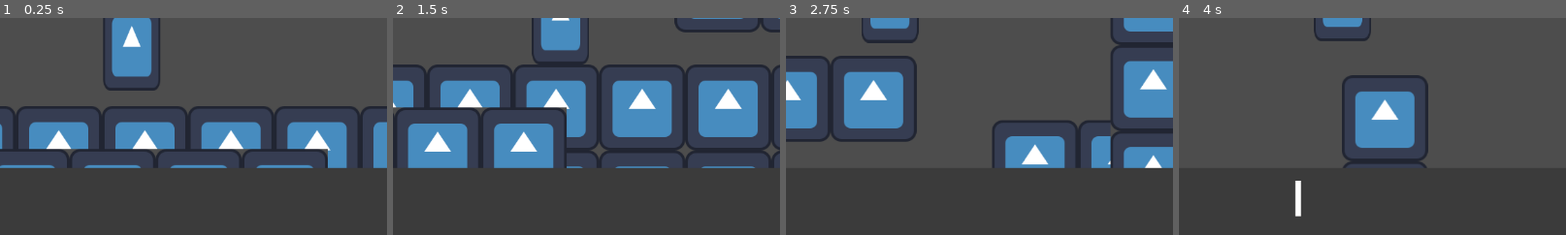
Above: before the commit, frames 1-4 (left to right).
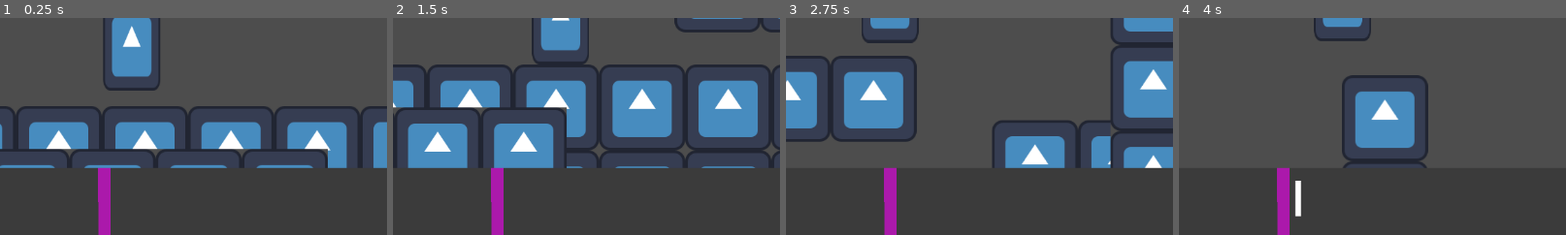
Above: after the commit, the same moments.

Repository: parkingTurkeys/unnamed-rhythm-game
Game: Godot game, scene res://level_base.tscn
Same seed, same stepped clock (60 frames per second), same inputs: the game is played once before the commit and once after it. The project has no main scene, so this scene is started directly. The engine's default icon, where the game draws it, is replaced by a stand-in: a white triangle on a blue panel in a dark square.
Inputs:
- Up to frame 1 (0.25 s): no input
- Up to frame 2 (1.5 s): hold D (right) from 0.53 s (still down); tap L (atk) at 0.6 s; tap H (jump) at 0.77, 1.07 s; tap J (dash) at 0.8, 1.35 s
- Up to frame 3 (2.75 s): tap H (jump) at 1.52, 1.82, 2.3 s; tap K (rhythm) at 1.55, 2.1 s; release D (right) at 2.03 s; hold A (left) from 2.03 s (still down)
- Up to frame 4 (4 s): release A (left) at 2.78 s; hold D (right) from 2.78 s (still down); tap H (jump) at 2.85, 3.02, 3.32, 3.77 s; tap L (atk) at 3.05, 3.6 s; tap J (dash) at 3.8 s
The pictures show only the part of the screen within x 33-83%, y 50-100%; the shares and areas given below are measured in that part.

The runs differ from the first frame. In frame 1, 1.0% of the frame differs, in the area x 25-29%, y 69-100%; in frame 2, 1.0%; in frame 3, 1.0%; in frame 4, 1.0%.

Commit message:
rhythmy things. idk how much has actually been changed lol idr when i last committed

Diff:
--- /dev/null
+++ b/center_marker.gd
@@ -0,0 +1,3 @@
+extends Polygon2D
+func _ready() -> void:
+	position.x = 0
--- a/rhythming.gd
+++ b/rhythming.gd
@@ -5,6 +5,7 @@
 var actions = ["h", "j", "k", "l", "a", "d", "w", "s"]
 var beatmap
 var note = preload("res://rhythm_display.tscn")
+var clicks = []
 
 # Called when the node enters the scene tree for the first time.
 func _ready() -> void:
@@ -16,7 +17,7 @@
 
 # Called every frame. 'delta' is the elapsed time since the previous frame.
 func _process(delta: float) -> void:
-	pass
+	add_keys_pressed()
 
 func file_to_array(map_loc_yes):
 	var beat_array = []
@@ -52,7 +53,7 @@
 
 func _on_metronome_timeout() -> void:
 	if beatmap.map != []:
-		print("YURI PARTY")
+		print("VOTE YURI PARTY")
 		var curr_note = beatmap.map[0]
 		beatmap.map.remove_at(0)
 		if curr_note == "R":
@@ -61,3 +62,23 @@
 			GlobalData.current_note = curr_note
 			var instance = note.instantiate()
 			add_child(instance)
+
+func add_keys_pressed() -> void:
+	var curr_clicks = []
+	if Input.is_action_just_pressed("up"):
+		curr_clicks.append("w")
+	elif Input.is_action_just_pressed("down"):
+		curr_clicks.append("s")
+	elif Input.is_action_just_pressed("left"):
+		curr_clicks.append("a")
+	elif Input.is_action_just_pressed("right"):
+		curr_clicks.append("d")
+	elif Input.is_action_just_pressed("atk"):
+		curr_clicks.append("k")
+	elif Input.is_action_just_pressed("rhythm"):
+		curr_clicks.append("l")
+	elif Input.is_action_just_pressed("dash"):
+		curr_clicks.append("j")
+	elif Input.is_action_just_pressed("jump"):
+		curr_clicks.append("h")
+	clicks.append(curr_clicks)
--- a/rhythming.tscn
+++ b/rhythming.tscn
@@ -1,6 +1,7 @@
 [gd_scene format=3 uid="uid://dad8wuged6ypr"]
 
 [ext_resource type="Script" uid="uid://ewwku3duf3ix" path="res://rhythming.gd" id="1_5jap7"]
+[ext_resource type="Script" uid="uid://ck831hbl4ukq" path="res://center_marker.gd" id="2_5iod4"]
 
 [node name="rhythming" type="Node2D" unique_id=842256082]
 script = ExtResource("1_5jap7")
@@ -14,4 +15,11 @@
 [node name="metronome" type="Timer" parent="." unique_id=1344435623]
 unique_name_in_owner = true
 
+[node name="center_marker" type="Polygon2D" parent="." unique_id=971448392]
+position = Vector2(41, -21)
+scale = Vector2(1, 1.0408163)
+color = Color(1, 0, 1, 0.57254905)
+polygon = PackedVector2Array(526, 547, 526.2773, 574.1615, 526.5514, 601.03516, 527, 645, 545, 645, 545, 547)
+script = ExtResource("2_5iod4")
+
 [connection signal="timeout" from="metronome" to="." method="_on_metronome_timeout"]
Not shown, added: center_marker.gd.uid
Not shown, changed: README.md
